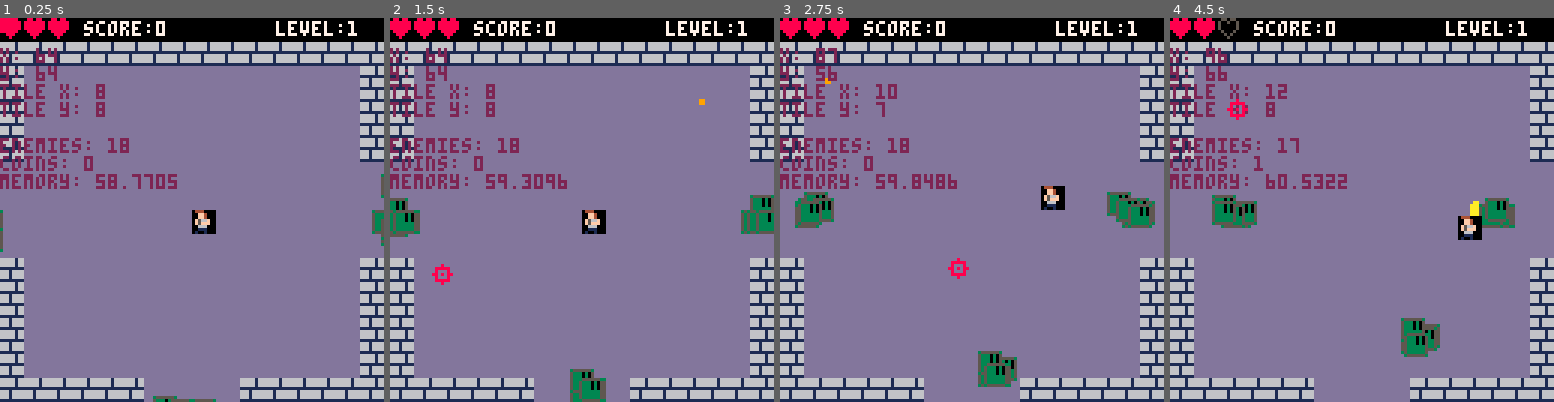
Above: before the commit, frames 1-4 (left to right).
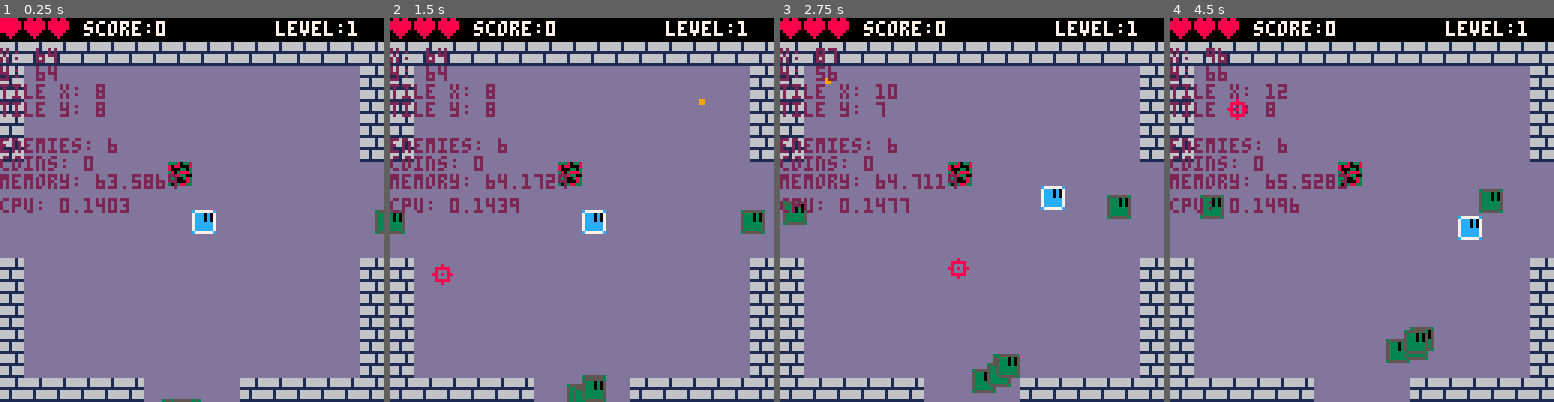
Above: after the commit, the same moments.

Repository: TinMaster/Coin_Collector
Game: PICO-8 cartridge backup/game.p8
The game is run twice, just before and just after one commit, with the same random seed, the same clock (stepped at 60 frames per second) and the same inputs.
Inputs (mouse positions are in pixels of both pictures, inside the frame that each line leads up to):
- Up to frame 1 (0.25 s): no input
- Up to frame 2 (1.5 s): click (670, 121) at 0.67 s; click (436, 267) at 1.22 s
- Up to frame 3 (2.75 s): hold Right 1.6-2.1 s; click (887, 114) at 1.77 s; hold Up 2.15-2.42 s; click (952, 259) at 2.32 s; hold Right from 2.47 s (still down)
- Up to frame 4 (4.5 s): click (1404, 106) at 2.87 s; release Right at 3.03 s; hold Left 3.08-3.58 s; click (1465, 256) at 3.42 s; hold Down 3.63-3.97 s; click (1231, 102) at 3.97 s; hold Right from 4.02 s (still down)

The runs differ from the first frame. In frame 1, 1.9% of the frame differs, in the area x 0-100%, y 31-100%; in frame 2, 3.0%; in frame 3, 3.9%; in frame 4, 4.3%, in the area x 0-90%, y 0-90%.

Commit message:
Tweaked enemy movement and spawn

Diff:
--- a/backup/game.p8
+++ b/backup/game.p8
@@ -98,6 +98,8 @@
 	e.dy = 0
 	e.tick = rnd(10,15)
 	e.d = 0
+	e.cm = true
+	e.cw = false
 
 	e.draw = function()
 		palt(0,false)
@@ -108,16 +110,26 @@
 
 		--good enough
 		e.tick -= 1
+		local lx = e.x
+		local ly = e.y
 
 		if e.tick <= 0 then
-
-			if(player.x < e.x) e.x -= 1
-			if(player.x > e.x) e.x += 1
-			if(player.y < e.y) e.y -= 1
-			if(player.y > e.y) e.y += 1
-
+			--stops them from clumping up to bad atleast still needs work
+			if rnd() > 0.1 then
+				if(player.x < e.x) e.x -= 1
+				if(player.x > e.x) e.x += 1
+				if(player.y < e.y) e.y -= 1
+				if(player.y > e.y) e.y += 1
+			else
+				e.x += rndb(-1,1)
+				e.y += rndb(-1,1)
+			end
 			e.tick = rnd(10,15)
 
+			if cmap(e) then
+				e.x = lx
+				e.y = ly
+			end
 		end
 
 
@@ -126,6 +138,10 @@
 
 	return e
 
+end
+
+function rndb(l,h)
+	return flr(rnd(h-l)+l)
 end
 
 --calculate the distance between 2 objects
@@ -154,6 +170,7 @@
 	p.update = function()
 		p.x = stat(32) - 1
 		p.y = stat(33) - 1
+		p.click = stat(34)
 	end
 
 	p.draw = function()
@@ -181,18 +198,19 @@
 	end
 	return b
 end
+
 --helper functions
-function generate_coins()
-	for i = 1, 5 + lvl do
-		create_coin()
-	end
-end
 
 function generate_enemies()
 	for i = 1, 5 + lvl  do
-		create_enemy(-8,flr(rnd(24)) + 48)
-		create_enemy(128,flr(rnd(24)) + 48)
-		create_enemy(flr(rnd(24)) + 48,128)
+		--spawn at a random entrance
+		local dir = flr(rnd(3)) + 1
+		if (dir == 1) then create_enemy(-8,flr(rnd(24)) + 48)
+		elseif (dir == 2) then create_enemy(128,flr(rnd(24)) + 48)
+		elseif (dir == 3) then create_enemy(flr(rnd(24)) + 48,128)
+		else
+			dir = 0
+		end
 	end
 
 end
@@ -275,13 +293,7 @@
 --todo move to indivual update functions probably
 function chk_collision()
 
-	for coin in all(coins) do
-		if col(player.x, player.y,	4,4, coin.x, coin.y, 4, 4) then
-		 	del(coins,coin)
-				sfx(1)
-				player.score += 10
-		end
-	end
+
 
 	for enemy in all(enemies) do
 			if col(player.x, player.y,	4,4, enemy.x, enemy.y, 6, 6) and player.iframe == 0 then
@@ -305,6 +317,14 @@
 			end
 	end
 
+	for coin in all(coins) do
+		if col(player.x, player.y,	4,4, coin.x, coin.y, 4, 4) then
+		 	del(coins,coin)
+				sfx(1)
+				player.score += 10
+		end
+	end
+
 	for bullet in all(bullets) do
 		if cmap(bullet) then
 			del(bullets, bullet)
@@ -336,6 +356,7 @@
 	print("enemies: "..#enemies,0,40)
 	print("coins: "..#coins,0,46)
 	print("memory: "..stat(0),0,52)
+	print("cpu: "..stat(1),0,60)
 end
 
 function draw_bar()
@@ -357,6 +378,7 @@
 end
 
 function _init()
+	--limit the levels and make an end boss to avoid memory issues
 	poke(0x5f2d, 1)
 	lvl = 1
 	c = create_cursor()
@@ -381,7 +403,7 @@
 function _draw()
 	cls()
 	map(0,0)
-	draw_bar()
+
 	palt(0,true)
 	--different code same thing
 	foreach(coins, function(obj)
@@ -394,6 +416,7 @@
 	for enemy in all(enemies) do
 		enemy.draw()
 	end
+	draw_bar()
 	player.draw()
 	debug()
 	palt(0,true)
@@ -404,29 +427,92 @@
 
 
 function gameover_init()
+	poke(0x5f2d, 1)
 	_update = gameover_update
-	_draw = gameover_draw
-	pointer = create_cursor()
-end
-
+	_draw = gameover_draws
+
+	text = {}
+
+	retry = {
+		str = "retry",
+		x = 64 - (#"retry"*2),
+		y = 72,
+		col = 7,
+		over = false
+	}
+
+	quit = {
+		str = "quit",
+		x = 64 - (#"quit"*2),
+		y = 80,
+		col = 7,
+		over = false
+	}
+
+	add(text,retry)
+	add(text,quit)
+
+end
+
+function _mouse()
+	_mx,_my,_mb=stat(32),stat(33),stat(34)
+	_mbld,_mblu,_mbru,_mbrd,_mbmu,_mbmd=false,false,false,false,false,false
+	_mbld=_mbl==0 and band(0b0001,_mb)>0
+	_mblu=_mbl!=0 and _mbl!=nil and band(0b0001,_mb)==0
+	_mbl=band(0b0001,_mb)
+	_mbrd=_mbr==0 and band(0b0010,_mb)>0
+ 	_mbru=_mbr!=0 and _mbr!=nil and band(0b0010,_mb)==0
+	_mbr=band(0b0010,_mb)
+ 	_mbmd=_mbm==0 and band(0b0100,_mb)>0
+ 	_mbmu=_mbm!=0 and _mbm!=nil and band(0b0100,_mb)==0
+ 	_mbm=band(0b0100,_mb)
+end
+
+function click(t)
+	if(t.over == true) t.col = 6
+	if(t.over == false) t.col = 7
+
+	if(retry.over == true and _mblu == true) then
+		cls()
+		print("retry")
+	end
+
+	if(quit.over == true and _mblu == true) then
+		cls()
+		print("quit")
+	end
+end
+
+function mouse_over(_t)
+	if(_mx>=_t.x and _mx<(_t.x+(#_t.str*4)-1) and _my>=_t.y and _my<(_t.y+5) ) then
+ 	 _t.over = true
+ 	else
+ 	 _t.over = false
+ 	end
+end
 function gameover_update()
-	pointer.update()
-
+	_mouse()
+	foreach(text,mouse_over)
+	foreach(text,click)
+end
+
+function render(t)
+	print(t.str, t.x, t.y, t.col)
 end
 
 function gameover_draw()
 	cls()
 	map(0,0)
 	color(2)
-	rectfill(8,16,119,119)
+	rectfill(40,25,85,90)
 
 	color(7)
 	printc("game over", 32)
-	printc("hiscore:"..player.highscore,40)
+	printc("hiscore",40)
+	printc(""..player.highscore,48)
 	printc("score:"..player.score, 56)
-	printc("retry",72)
-	printc("quit",80)
-	pointer.draw()
+	foreach(text, render)
+	spr(5, _mx, _my)
 
 end
 
@@ -435,8 +521,8 @@
 end
 --menu screen
 function menu_init()
-	_update = menu_update()
-	_draw = menu_draw()
+	_update = menu_update
+	_draw = menu_draw
 end
 
 function menu_update()
@@ -479,7 +565,7 @@
 
 
 __gff__
-0100010000000000000000000000000001000000010000000000000000000000010000000000000000000000000000000000000000000000000000000000000000000000000000000000000000000000000000000000000000000000000000000000000000000000000000000000000000000000000000000000000000000000
+0000010000000000000000000000000001000000010000000000000000000000010000000000000000000000000000000000000000000000000000000000000000000000000000000000000000000000000000000000000000000000000000000000000000000000000000000000000000000000000000000000000000000000
 0000000000000000000000000000000000000000000000000000000000000000000000000000000000000000000000000000000000000000000000000000000000000000000000000000000000000000000000000000000000000000000000000000000000000000000000000000000000000000000000000000000000000000
 __map__
 0000000000000000000000000000000000000000000000000000000000000000000000000000000000000000000000000000000000000000000000000000000000000000000000000000000000000000000000000000000000000000000000000000000000000000000000000000000000000000000000000000000000000000
@@ -488,7 +574,7 @@
 1011111111111111111111111111111000000000000000000000000000000000000000000000000000000000000000000000000000000000000000000000000000000000000000000000000000000000000000000000000000000000000000000000000000000000000000000000000000000000000000000000000000000000
 1011111111111111111111111111111000000000000000000000000000000000000000000000000000000000000000000000000000000000000000000000000000000000000000000000000000000000000000000000000000000000000000000000000000000000000000000000000000000000000000000000000000000000
 1011111111111111111111111111111000000000000000000000000000000000000000000000000000000000000000000000000000000000000000000000000000000000000000000000000000000000000000000000000000000000000000000000000000000000000000000000000000000000000000000000000000000000
-1111111111111111111111111111111100000000000000000000000000000000000000000000000000000000000000000000000000000000000000000000000000000000000000000000000000000000000000000000000000000000000000000000000000000000000000000000000000000000000000000000000000000000
+1111111111111118111111111111111100000000000000000000000000000000000000000000000000000000000000000000000000000000000000000000000000000000000000000000000000000000000000000000000000000000000000000000000000000000000000000000000000000000000000000000000000000000
 1111111111111111111111111111111100000000000000000000000000000000000000000000000000000000000000000000000000000000000000000000000000000000000000000000000000000000000000000000000000000000000000000000000000000000000000000000000000000000000000000000000000000000
 1111111111111111111111111111111100000000000000000000000000000000000000000000000000000000000000000000000000000000000000000000000000000000000000000000000000000000000000000000000000000000000000000000000000000000000000000000000000000000000000000000000000000000
 1111111111111111111111111111111100000000000000000000000000000000000000000000000000000000000000000000000000000000000000000000000000000000000000000000000000000000000000000000000000000000000000000000000000000000000000000000000000000000000000000000000000000000
--- a/game.p8
+++ b/game.p8
@@ -114,17 +114,22 @@
 		local ly = e.y
 
 		if e.tick <= 0 then
-			if(player.x < e.x) e.x -= 1
-			if(player.x > e.x) e.x += 1
-			if(player.y < e.y) e.y -= 1
-			if(player.y > e.y) e.y += 1
+			--stops them from clumping up to bad atleast still needs work
+			if rnd() > 0.1 then
+				if(player.x < e.x) e.x -= 1
+				if(player.x > e.x) e.x += 1
+				if(player.y < e.y) e.y -= 1
+				if(player.y > e.y) e.y += 1
+			else
+				e.x += rndb(-1,1)
+				e.y += rndb(-1,1)
+			end
 			e.tick = rnd(10,15)
 
 			if cmap(e) then
 				e.x = lx
 				e.y = ly
 			end
-
 		end
 
 
@@ -133,6 +138,10 @@
 
 	return e
 
+end
+
+function rndb(l,h)
+	return flr(rnd(h-l)+l)
 end
 
 --calculate the distance between 2 objects
@@ -189,18 +198,19 @@
 	end
 	return b
 end
+
 --helper functions
-function generate_coins()
-	for i = 1, 5 + lvl do
-		create_coin()
-	end
-end
 
 function generate_enemies()
 	for i = 1, 5 + lvl  do
-		create_enemy(-8,flr(rnd(24)) + 48)
-		create_enemy(128,flr(rnd(24)) + 48)
-		create_enemy(flr(rnd(24)) + 48,128)
+		--spawn at a random entrance
+		local dir = flr(rnd(3)) + 1
+		if (dir == 1) then create_enemy(-8,flr(rnd(24)) + 48)
+		elseif (dir == 2) then create_enemy(128,flr(rnd(24)) + 48)
+		elseif (dir == 3) then create_enemy(flr(rnd(24)) + 48,128)
+		else
+			dir = 0
+		end
 	end
 
 end
@@ -283,13 +293,7 @@
 --todo move to indivual update functions probably
 function chk_collision()
 
-	for coin in all(coins) do
-		if col(player.x, player.y,	4,4, coin.x, coin.y, 4, 4) then
-		 	del(coins,coin)
-				sfx(1)
-				player.score += 10
-		end
-	end
+
 
 	for enemy in all(enemies) do
 			if col(player.x, player.y,	4,4, enemy.x, enemy.y, 6, 6) and player.iframe == 0 then
@@ -313,6 +317,14 @@
 			end
 	end
 
+	for coin in all(coins) do
+		if col(player.x, player.y,	4,4, coin.x, coin.y, 4, 4) then
+		 	del(coins,coin)
+				sfx(1)
+				player.score += 10
+		end
+	end
+
 	for bullet in all(bullets) do
 		if cmap(bullet) then
 			del(bullets, bullet)
@@ -344,6 +356,7 @@
 	print("enemies: "..#enemies,0,40)
 	print("coins: "..#coins,0,46)
 	print("memory: "..stat(0),0,52)
+	print("cpu: "..stat(1),0,60)
 end
 
 function draw_bar()
@@ -365,6 +378,7 @@
 end
 
 function _init()
+	--limit the levels and make an end boss to avoid memory issues
 	poke(0x5f2d, 1)
 	lvl = 1
 	c = create_cursor()
@@ -388,8 +402,9 @@
 
 function _draw()
 	cls()
+	palt(0,true)
 	map(0,0)
-
+	spr(24,64,64)
 	palt(0,true)
 	--different code same thing
 	foreach(coins, function(obj)
@@ -404,7 +419,7 @@
 	end
 	draw_bar()
 	player.draw()
-	--debug()
+	debug()
 	palt(0,true)
 	c.draw()
 end
@@ -414,8 +429,8 @@
 
 function gameover_init()
 	poke(0x5f2d, 1)
-	_update = gameover_update()
-	_draw = gameover_draw()
+	_update = gameover_update
+	_draw = gameover_draws
 
 	text = {}
 
@@ -526,14 +541,14 @@
 000000007cccccc7000005007cccccc77cccccc70888880000000000000008805000000500000000000000000000000000000000000000000000000000000000
 000000007cccccc7000005007cccccc77cccccc70008000000000000000088000500005000000000000000000000000000000000000000000000000000000000
 00000000c777777c00000000c777777cc777777c0000000000000000000880000055550000000000000000000000000000000000000000000000000000000000
-66666166dddddddd11aaaa110aa0000018888881088088000550550035555553000000000000000000000000c777777c00000000000000000000000000000000
-66666166dddddddd1a997aa1aaaa0000118888118888888050050050533303050000000000000000000000007ccc0c0700000000000000000000000000000000
-66666166dddddddda9977aaaaaaa0000111881118888888050000050533303050000000000000000000000007ccc0c0700000000000000000000000000000000
-11111111dddddddda77aaaaaaaaa0000111881118888888050000050533303050000000000000000000000007ccc0c0700000000000000000000000000000000
-66616666ddddddddaaaaa77aaaaa0000111881110888880005000500533333350000000000000000000000007cccccc700000000000000000000000000000000
-66616666ddddddddaaaa799a0aa00000111881110088800000505000533333350000000000000000000000007cccccc700000000000000000000000000000000
-66616666dddddddd1aa799a100000000111881110008000000050000533333350000000000000000000000007cccccc700000000000000000000000000000000
-11111111dddddddd11aaaa1100000000111881110000000000000000355555530000000000000000000000007cccccc700000000000000000000000000000000
+66666166dddddddd11aaaa110aa0000018888881088088000550550035555553333803380000000000000000c777777c00000000000000000000000000000000
+66666166dddddddd1a997aa1aaaa0000118888118888888050050050533303058088000800000000000000007ccc0c0700000000000000000000000000000000
+66666166dddddddda9977aaaaaaa0000111881118888888050000050533303058000330300000000000000007ccc0c0700000000000000000000000000000000
+11111111dddddddda77aaaaaaaaa0000111881118888888050000050533303053803888300000000000000007ccc0c0700000000000000000000000000000000
+66616666ddddddddaaaaa77aaaaa0000111881110888880005000500533333353338330000000000000000007cccccc700000000000000000000000000000000
+66616666ddddddddaaaa799a0aa00000111881110088800000505000533333353380038300000000000000007cccccc700000000000000000000000000000000
+66616666dddddddd1aa799a100000000111881110008000000050000533333353000008300000000000000007cccccc700000000000000000000000000000000
+11111111dddddddd11aaaa1100000000111881110000000000000000355555533033883300000000000000007cccccc700000000000000000000000000000000
 00000000dddddddd00fff0000aa00000888888800880880000000000000000000000000000000000000000007cccccc700000000000000000000000000000000
 00000000dddddddd00fff000aaaa00008888888087e8e88000000000000000000000000000000000000000007cccccc700000000000000000000000000000000
 00000000dddddddd00fff000aaaa0000888888808ee8888000000000000000000000000000000000000000007cccccc700000000000000000000000000000000
Not shown, changed: 32 lines of the sprite sheet (__gfx__) section of backup/game.p8
